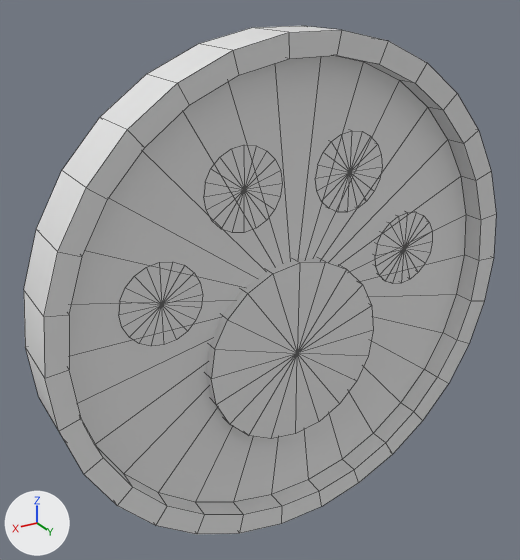
Before and after pictures for a commit that changed the FBX model moneda_coinrush.fbx.
Before and after are seen from a 50 mm camera at (0.0372, 0.0559, 0.0605) aimed at (0.0023, -0.0022, 0.0315). The lights are fixed; the arrows at lower left show +X, +Y and +Z. The picture after the commit comes second. Mesh edges are drawn as thin lines. Where no turn or scale is listed for an object, it has been applied to the vertices.

The scene before the commit, as lines of its bpy script (objects in view):
```python
ob_pcylinder1 = bpy.data.objects.new('pCylinder1', me_mesh)
ob_pcylinder1.location = (0.0, 0.0, 0.0299)
ob_pcylinder2 = bpy.data.objects.new('pCylinder2', me_mesh_001)
ob_pcylinder2.location = (0.0002, 0.0, 0.0242)
ob_pcylinder3 = bpy.data.objects.new('pCylinder3', me_mesh_002)
ob_pcylinder3.location = (-0.0143, 0.0, 0.0326)
ob_pcylinder4 = bpy.data.objects.new('pCylinder4', me_mesh_003)
ob_pcylinder4.location = (-0.0063, 0.0, 0.0422)
ob_pcylinder5 = bpy.data.objects.new('pCylinder5', me_mesh_004)
ob_pcylinder5.location = (0.0057, 0.0, 0.0422)
ob_pcylinder6 = bpy.data.objects.new('pCylinder6', me_mesh_005)
ob_pcylinder6.location = (0.0144, 0.0, 0.0328)
```
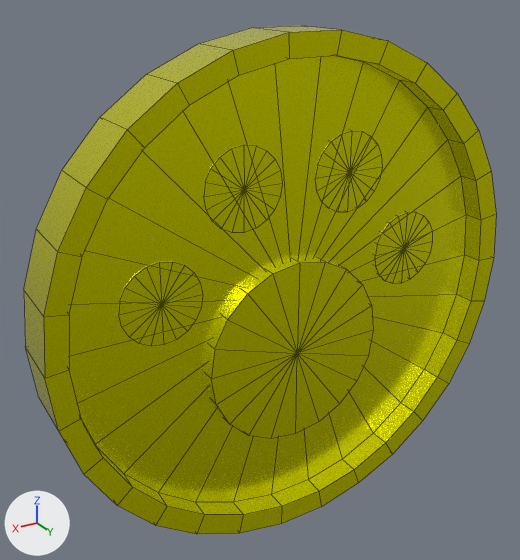
Commit message: Añade modelo 3D de la moneda

Location of each change, [x1, y1, x2, y2] in pixels of the pictures (520 x 560 px):
'pCylinder1', recoloured (white to yellow): [24, 26, 496, 534] in both
'pCylinder2', recoloured (white to yellow): [206, 258, 373, 439] in both
'pCylinder6', recoloured (white to yellow): [118, 261, 203, 346] in both
'pCylinder5', recoloured (white to yellow): [203, 145, 282, 233] in both
'pCylinder4', recoloured (white to yellow): [315, 131, 382, 212] in both
'pCylinder3', recoloured (white to yellow): [374, 212, 432, 284] in both

What changed in the scene script:
```text
Add mat_oro_moneda:
    mat_oro_moneda = principled_material('oro_moneda')
    mat_oro_moneda.base_color = (1.0, 1.0, 0.0)  # yellow #ffff00
    mat_oro_moneda.metallic = 1.0
    mat_oro_moneda.roughness = 0.252
Change me_mesh_001:
    where me_mesh_001.from_pydata(...)  # 42 vertices, 60 faces; spans x -0.01..0.01, y -0.0017..0.0017, z -0.01..0.01
    remove me_mesh_001.materials.append(mat_standardsurface1)  # white #e7e7e7
    add me_mesh_001.materials.append(mat_oro_moneda)  # yellow #ffff00
Change me_mesh_004:
    where me_mesh_004.from_pydata(...)  # 42 vertices, 60 faces; spans x -0.00411..0.00411, y -0.0007..0.0007, z -0.00411..0.00411
    remove me_mesh_004.materials.append(mat_standardsurface1)  # white #e7e7e7
    add me_mesh_004.materials.append(mat_oro_moneda)  # yellow #ffff00
Change me_mesh_003:
    where me_mesh_003.from_pydata(...)  # 42 vertices, 60 faces; spans x -0.00411..0.00411, y -0.0007..0.0007, z -0.00411..0.00411
    remove me_mesh_003.materials.append(mat_standardsurface1)  # white #e7e7e7
    add me_mesh_003.materials.append(mat_oro_moneda)  # yellow #ffff00
Change me_mesh_005:
    where me_mesh_005.from_pydata(...)  # 42 vertices, 60 faces; spans x -0.00411..0.00411, y -0.0007..0.0007, z -0.00411..0.00411
    remove me_mesh_005.materials.append(mat_standardsurface1)  # white #e7e7e7
    add me_mesh_005.materials.append(mat_oro_moneda)  # yellow #ffff00
Change me_mesh:
    where me_mesh.from_pydata(...)  # 182 vertices, 210 faces; spans x -0.026..0.026, y -0.0031..0.0031, z -0.0258..0.0258
    remove me_mesh.materials.append(mat_standardsurface1)  # white #e7e7e7
    add me_mesh.materials.append(mat_oro_moneda)  # yellow #ffff00
Change me_mesh_002:
    where me_mesh_002.from_pydata(...)  # 42 vertices, 60 faces; spans x -0.00411..0.00411, y -0.0007..0.0007, z -0.00411..0.00411
    remove me_mesh_002.materials.append(mat_standardsurface1)  # white #e7e7e7
    add me_mesh_002.materials.append(mat_oro_moneda)  # yellow #ffff00
```
